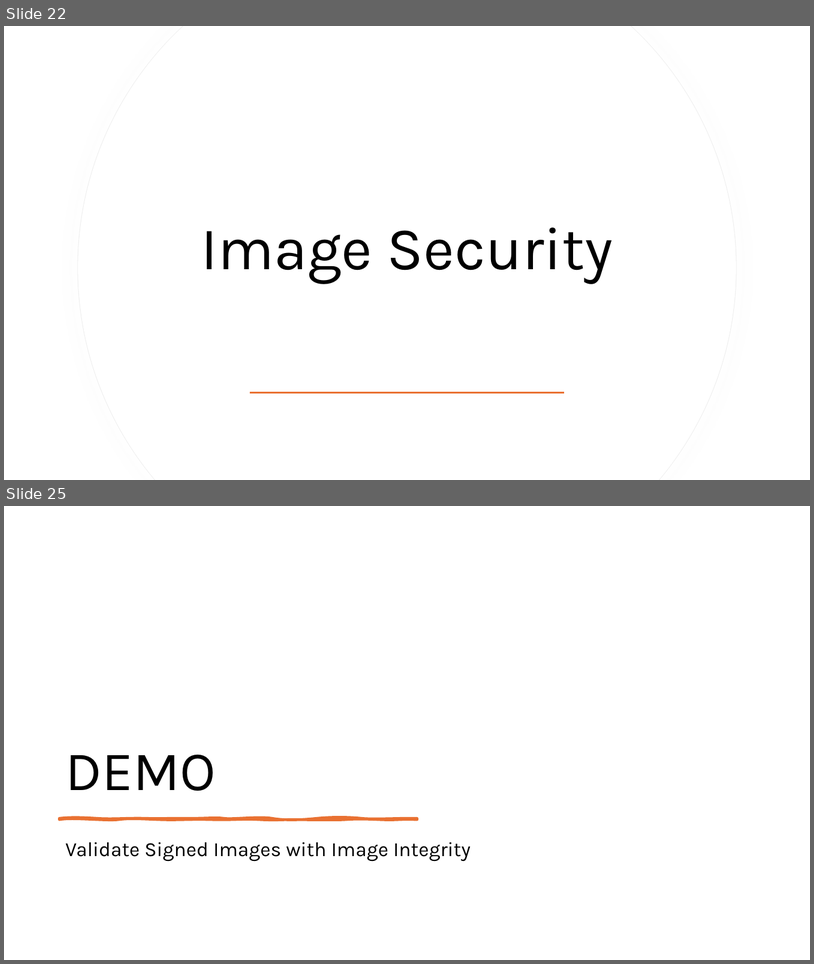
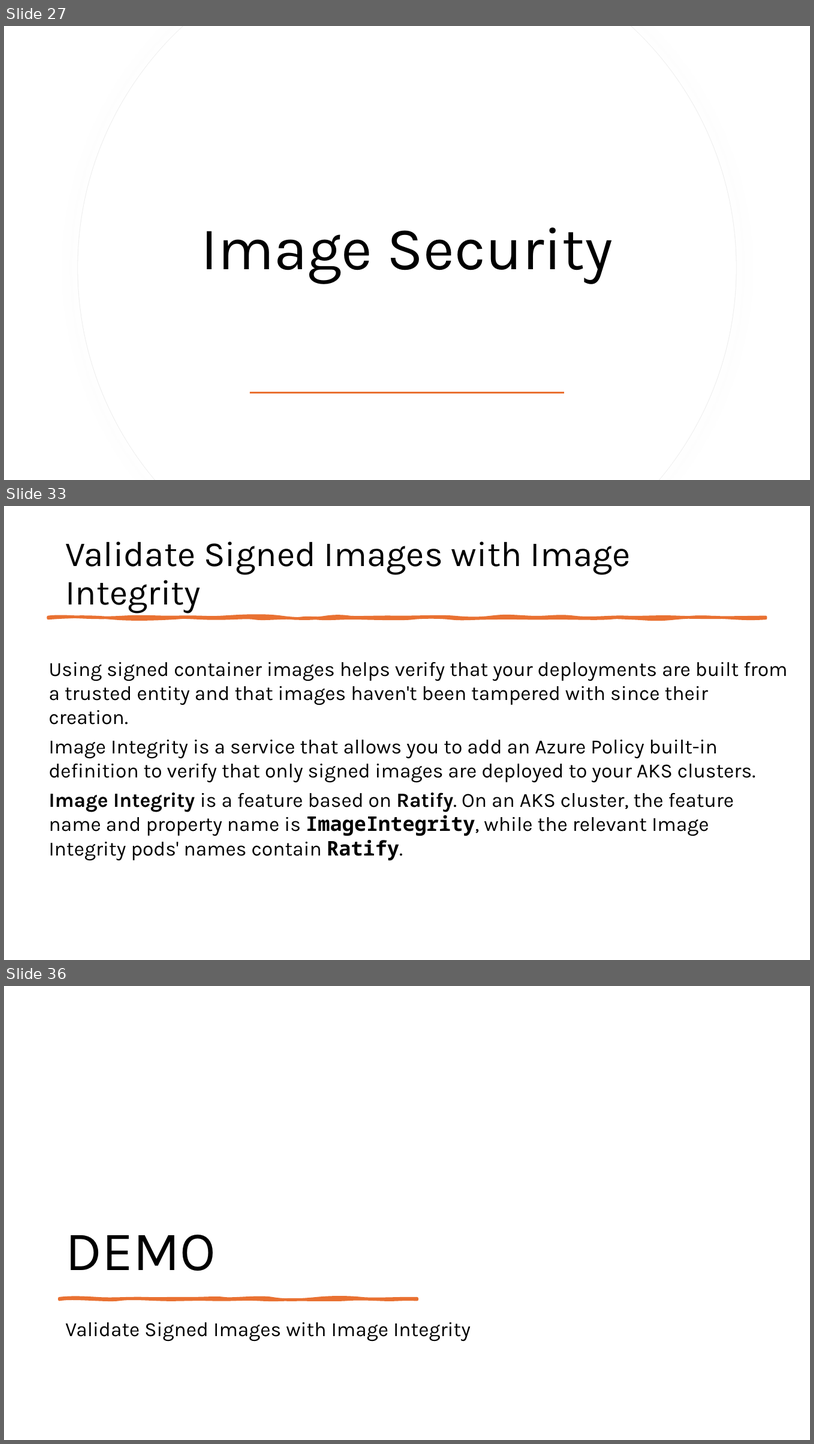
Before and after one commit to fhbilgen/AKSDeepDive, a slide deck: AKS_DD_Security.pptx. Shown one above the other, each under a label of ours: slides 22 and 25 before the commit, slides 27, 33 and 36 after it; the slides between them are not shown. The pictures are 814x964 and 814x1444 pixels, drawn with LibreOffice and Linux fonts; fonts in the diff are those of the drawing. Boxes give left, top, right and bottom in pixels: in the first picture for what was removed or moved away, otherwise in the second. Text is boxed around its words. In the diff, an @@ line names an element or a change of style, - is before the commit and + after.

```diff
--- a/AKS_DD_Security.pptx
+++ b/AKS_DD_Security.pptx
@@ slide 33 added at <box>4,506,810,960</box>, background #FFFFFF @@
@@ title added at <box>65,541,631,613</box>, 42 pt, text #000000 @@
+Validate Signed Images with Image Integrity
@@ freeform shape added at <box>48,617,766,618</box>, fill #E97132, outline #E97132 3.25 pt @@
@@ text added at <box>49,662,788,836</box>, 24 pt, text #000000 @@
+Using signed container images helps verify that your deployments are built from a trusted entity and that images haven't been tampered with since their creation.
+Image Integrity is a service that allows you to add an Azure Policy built-in definition to verify that only signed images are deployed to your AKS clusters.
+Image Integrity is a feature based on Ratify. On an AKS cluster, the feature name and property name is ImageIntegrity, while the relevant Image Integrity pods' names contain Ratify.
@@ what was slide 22 is now slide 27 @@
@@ what was slide 25 is now slide 36 @@
```
Also in this commit, not shown: 2 slides changed, 13 other slides added, 3 slides removed, 11 other files.
